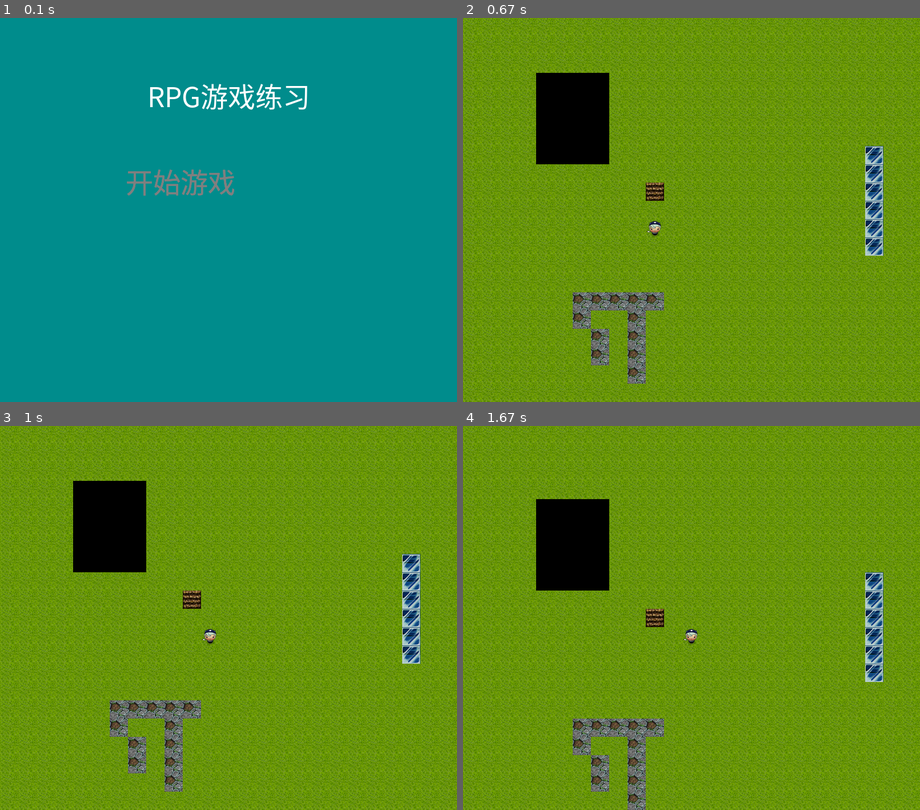
Above: before the commit, frames 1-4 (two rows, left to right).
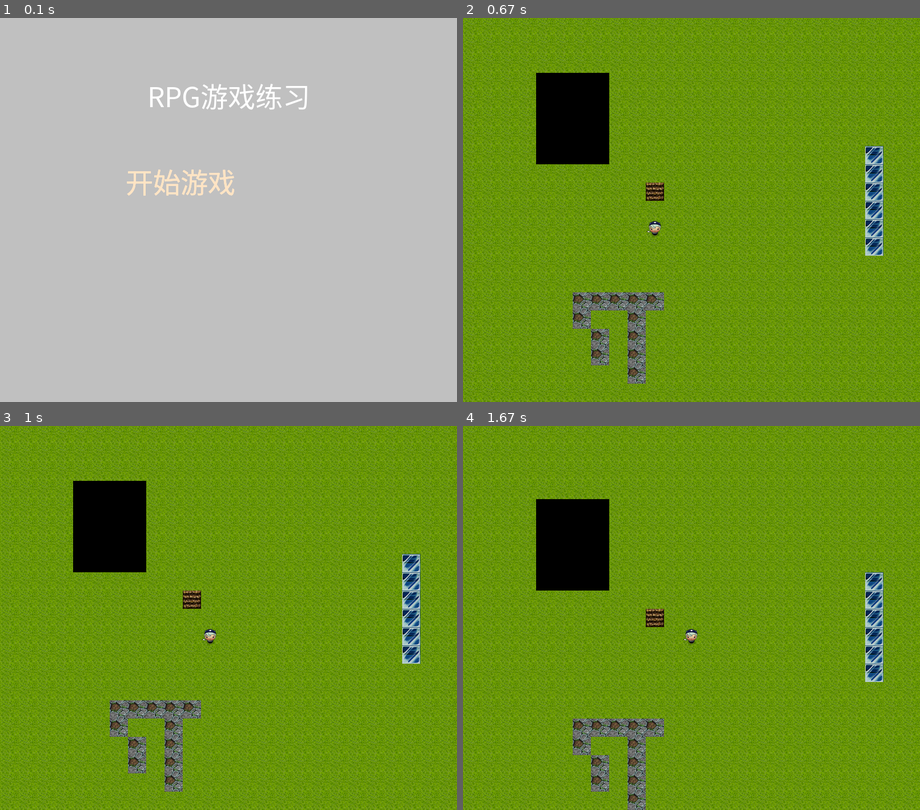
Above: after the commit, the same moments.

Repository: seancheng33/PygameProject
Game: pygame game, started from RPGGame/main.py
Same seed, same stepped clock (60 frames per second), same inputs: the game is played once before the commit and once after it.
Inputs (mouse positions are in pixels of both pictures, inside the frame that each line leads up to):
- Up to frame 1 (0.1 s): no input
- Up to frame 2 (0.67 s): press the mouse at (645, 179) at 0.37 s; move the mouse to (659, 144) at 0.47 s; release the mouse at (673, 106) at 0.6 s
- Up to frame 3 (1 s): hold S from 0.67 s (still down); hold Right from 0.67 s (still down); move the mouse to (274, 644) at 0.7 s
- Up to frame 4 (1.67 s): release S at 1.13 s; release Right at 1.13 s; tap W at 1.17 s; hold Right from 1.5 s (still down)

The runs differ from the first frame. In frame 1, 99% of the frame differs, in the area x 0-100%, y 0-100%; in frame 2, nothing differs; in frame 3, nothing differs; in frame 4, nothing differs.

Commit message:
修改了图片的载入方式，为完善的地图制作准备

Diff:
--- a/RPGGame/GlobalSetting.py
+++ b/RPGGame/GlobalSetting.py
@@ -5,8 +5,6 @@
 @Program  : 全局变量
 '''
 import pygame
-
-# from RPGGame import ImageLoad
 
 
 class GlobalSetting:
@@ -18,27 +16,34 @@
         self.SCREENWIDTH = self.TILESIZE * self.TILEWIDTH
         self.SCREENHEIGHT = self.TILESIZE * self.TILEHEIGHT
 
-        self.COLORDICT = {'bgcolor': (0, 140, 140),
-                          'white': (255, 255, 255),
+        self.COLORDICT = {'white': (255, 255, 255),  # 白色
+                          'ivory': (255, 255, 240),  # 象牙色
+                          'yellow': (255, 255, 0),  # 黄色
+                          'seashell': (255, 245, 238),  # 海贝色
+                          'bisque': (255, 228, 196),  # 橘黄色
+                          'gold': (255, 215, 0),  # 金色
+                          'pink': (255, 192, 203),  # 粉红色
+                          'lightpink': (255, 182, 193),  # 亮粉红色
+                          'orange': (255, 165, 0),  # 橙色
+                          'coral': (255, 127, 80),  # 珊瑚色
+                          'tomato': (255, 99, 71),  # 番茄色
+                          'magenta': (255, 0, 255),  # 洋红色
+                          'wheat': (245, 222, 179),  # 小麦色
+                          'violet': (238, 130, 238),  # 紫罗兰色
+                          'silver': (192, 192, 192),  # 银白色
+                          'brown': (165, 42, 42),  # 棕色
+                          'gray': (128, 128, 128),  # 灰色
+                          'olive': (128, 128, 0),  # 橄榄色
+                          'purple': (128, 0, 128),  # 紫色
+                          'turquoise': (64, 224, 208),  # 绿宝石色
+                          'seagreen': (46, 139, 87),  # 海洋绿色
+                          'cyan': (0, 255, 255),  # 青色
+                          'green': (0, 128, 0),  # 纯绿色
+                          'blue': (0, 0, 255),  # 纯蓝色
+                          'darkblue': (0, 0, 139),  # 深蓝色
+                          'navy': (0, 0, 128),  # 海军蓝色
+                          'black': (0, 0, 0),  # 纯黑色
                           }
-
-        # self.IMAGESDICT = {
-        #                 'coal': pygame.image.load('img/coal.png'),
-        #                 'dirt': pygame.image.load('img/dirt.png'),
-        #                 'grass': pygame.image.load('img/grass.png'),
-        #                 'lava': pygame.image.load('img/lava.png'),
-        #                 'sand': pygame.image.load('img/sand.png'),
-        #                 'stone': pygame.image.load('img/stone.png'),
-        #                 'water': pygame.image.load('img/water.png')}
-        #
-        # self.TILEMAPPING = {'c': self.IMAGESDICT['coal'],
-        #                     'd': self.IMAGESDICT['dirt'],
-        #                     'g': self.IMAGESDICT['grass'],
-        #                     'l': self.IMAGESDICT['lava'],
-        #                     's': self.IMAGESDICT['sand'],
-        #                     '*': self.IMAGESDICT['stone'],
-        #                     'w': self.IMAGESDICT['water']}
-
 
         self.DESC = {'UP': (0, -1), 'RIGHT': (1, 0), 'DOWN': (0, 1), 'LEFT': (-1, 0)}
 
@@ -46,26 +51,24 @@
         self.font_path = 'c:\\Windows\\Fonts\\SimHei.ttf'
         self.INVFONT = pygame.font.Font(self.font_path, 48)
         self.SCREENFACE = pygame.display.set_mode((self.SCREENWIDTH, self.SCREENHEIGHT))
-        pygame.display.set_caption('RPG大的地图移动的Demo version: 0.11')
+        pygame.display.set_caption('RPG大的地图移动的Demo version: 0.15')
 
         self.FPSCLOCK = pygame.time.Clock()
 
         self.TILEMAPPING = self.image_load()
 
-        # {'c': imgdict['x3y2'], 'd': imgdict['x2y2'], 'g': imgdict['x0y2'], 'l': imgdict['x0y2'],
-        #                     's': imgdict['x1y2'], '*': imgdict['x2y7'], 'w': imgdict['x0y2']}
+    def image_load(self, filename='img/background.png'):
+        bgimg = pygame.image.load(filename).convert_alpha()  # 这张图片是24列38行
 
-    def image_load(self):
-        bgimg = pygame.image.load('img/background.png').convert_alpha()  # 这张图片是8列16行
-
-        imgwidth = 8
-        imgheight = 16
+        imgwidth = 24
+        imgheight = 38
 
         imgdict = {}
 
         for imgx in range(imgwidth):
             for imgy in range(imgheight):
                 imgname = 'x' + str(imgx) + 'y' + str(imgy)
-                imgdict[imgname] = bgimg.subsurface(imgx * 32, imgy * 32, 32, 32)
+                imgdict[imgname] = bgimg.subsurface(imgx * self.TILESIZE, imgy * self.TILESIZE, self.TILESIZE,
+                                                    self.TILESIZE)
 
         return imgdict
--- a/RPGGame/RunGame.py
+++ b/RPGGame/RunGame.py
@@ -12,13 +12,14 @@
 
 setting = GlobalSetting()
 
+
 def run_map(mapList, gameStateObj):
     currentMapName = gameStateObj['map name']
     mapObj = mapList[currentMapName]
     showMenu = False
 
     while True:
-        setting.SCREENFACE.fill(setting.COLORDICT['bgcolor'])
+        setting.SCREENFACE.fill(setting.COLORDICT['silver'])
 
         map = DrawMap.draw_map(mapObj, gameStateObj)
         mapRect = map.get_rect()
@@ -37,21 +38,16 @@
                 if event.key == K_LEFT or event.key == K_a:
                     if x > 0:
                         gameStateObj['player'] = can_move(mapObj, x, y, setting.DESC['LEFT'])
-                        # gameStateObj['player'] = (x - 1, y)
                 elif event.key == K_RIGHT or event.key == K_d:
                     if x < len(mapObj[0])-1:
                         gameStateObj['player'] = can_move(mapObj, x, y, setting.DESC['RIGHT'])
-                        # gameStateObj['player'] = (x + 1, y)
                 elif event.key == K_UP or event.key == K_w:
                     if y > 0:
                         gameStateObj['player'] = can_move(mapObj, x, y, setting.DESC['UP'])
-                        # gameStateObj['player'] = (x, y - 1)
                 elif event.key == K_DOWN or event.key == K_s:
                     if y < len(mapObj)-1:
                         gameStateObj['player'] = can_move(mapObj, x, y, setting.DESC['DOWN'])
-                        # gameStateObj['player'] = (x, y + 1)
-
-
+                #
                 elif event.key == K_ESCAPE:
                     return 'exit'
                 elif event.key == K_BACKSPACE:
--- a/RPGGame/main.py
+++ b/RPGGame/main.py
@@ -21,7 +21,7 @@
         'map name': 'base',
     }
     # print(ImageLoad.imgdict)
-    setting.SCREENFACE.fill(setting.COLORDICT['bgcolor'])
+    setting.SCREENFACE.fill(setting.COLORDICT['silver'])
     result = start_screen()
     while True:
         if result == 'exit':
--- a/RPGGame/sysfunction.py
+++ b/RPGGame/sysfunction.py
@@ -23,14 +23,14 @@
 
 
 def start_screen():
-    setting.SCREENFACE.fill(setting.COLORDICT['bgcolor'])
+    setting.SCREENFACE.fill(setting.COLORDICT['silver'])
 
-    title = setting.INVFONT.render('RPG游戏练习', True, (255, 255, 255), setting.COLORDICT['bgcolor'])
+    title = setting.INVFONT.render('RPG游戏练习', True, setting.COLORDICT['white'], setting.COLORDICT['silver'])
     titleRect = title.get_rect()
     titleRect.top = 100
     titleRect.centerx = int(setting.SCREENWIDTH / 2)
 
-    btStart = setting.INVFONT.render('开始游戏', True, (127, 127, 127))
+    btStart = setting.INVFONT.render('开始游戏', True, setting.COLORDICT['bisque'])
     btStartRect = btStart.get_rect()
     btStartRect.topleft = 220, 250
 
@@ -48,7 +48,7 @@
         pressed = pygame.mouse.get_pressed()
 
         if btStartRect.collidepoint(x, y):
-            btStart = setting.INVFONT.render('开始游戏', True, (107, 107, 107))
+            btStart = setting.INVFONT.render('开始游戏', True, setting.COLORDICT['brown'])
             for event in pressed:
                 if event == 1:
                     return 'startgame'
Binary file changed: RPGGame/img/background.png
Binary file removed: RPGGame/img/coal.png
Binary file removed: RPGGame/img/dirt.png
Binary file removed: RPGGame/img/grass.png
Binary file removed: RPGGame/img/lava.png
Binary file removed: RPGGame/img/sand.png
Binary file removed: RPGGame/img/stone.png
Binary file removed: RPGGame/img/water.png
Not shown, changed: RPGGame/readme.md
